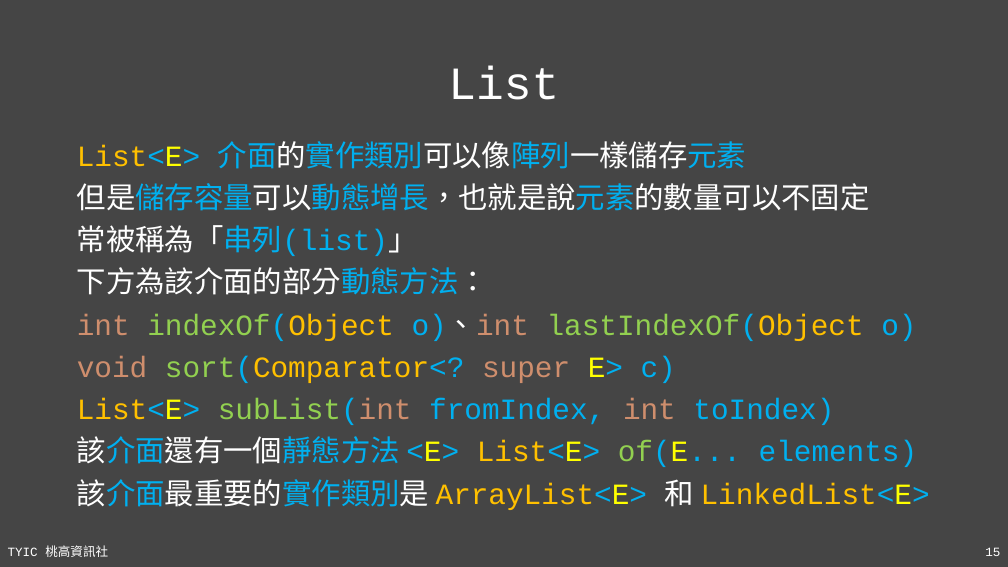
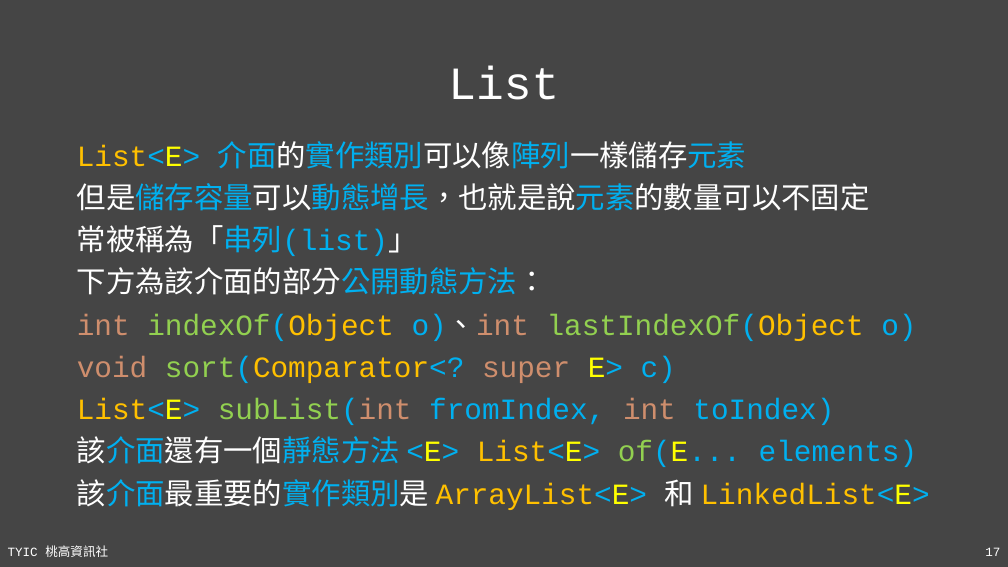
Before and after one commit to TYSHIC/slides, a slide deck: slide 17 of ppt/14_工具類別(2).pptx (slide 15 before the commit). Drawn at 1008x567 pixels with LibreOffice and Linux fonts; fonts in the diff are those of the drawing. Boxes give left, top, right and bottom in pixels: in the first picture for what was removed or moved away, otherwise in the second. Text is boxed around its words. In the diff, an @@ line names an element or a change of style, - is before the commit and + after.

```diff
--- a/ppt/14_工具類別(2).pptx
+++ b/ppt/14_工具類別(2).pptx
@@ text at (77, 267, 547, 295): text changed @@
-下方為該介面的部分動態方法：
+下方為該介面的部分公開動態方法：
@@ page number at (985, 547, 1000, 556): text changed @@
-15
+17
```
Also in this commit, not shown: 9 other slides changed, 7 slides added, 9 other files.
